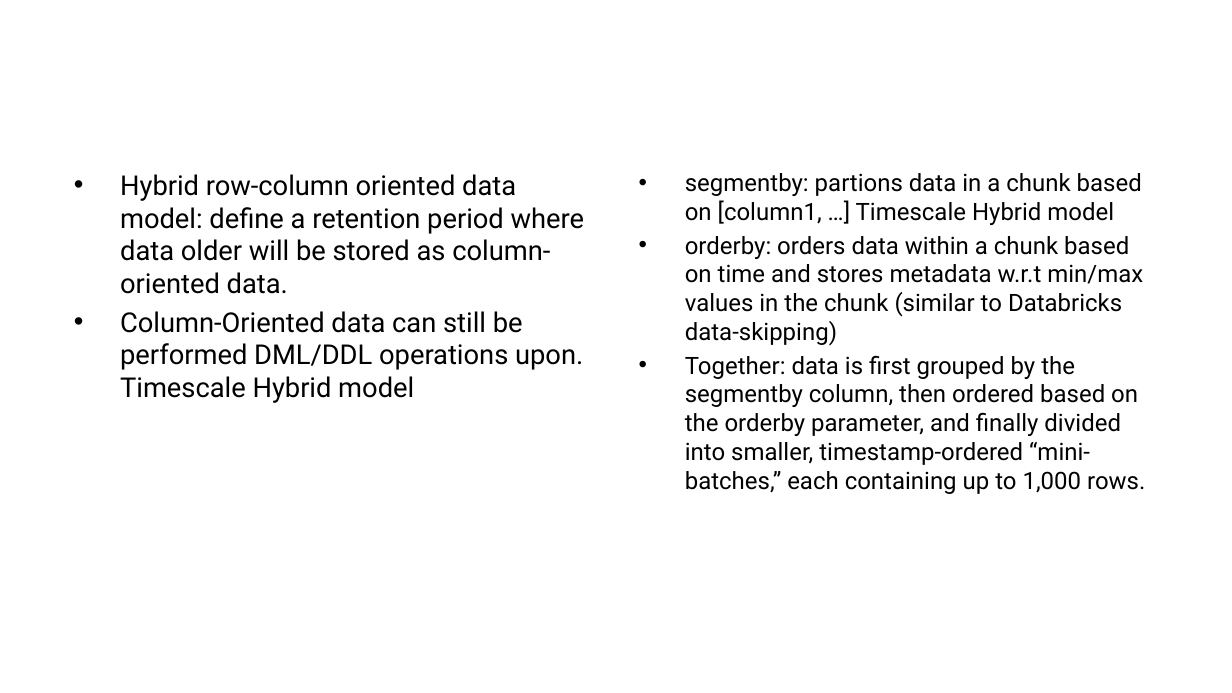
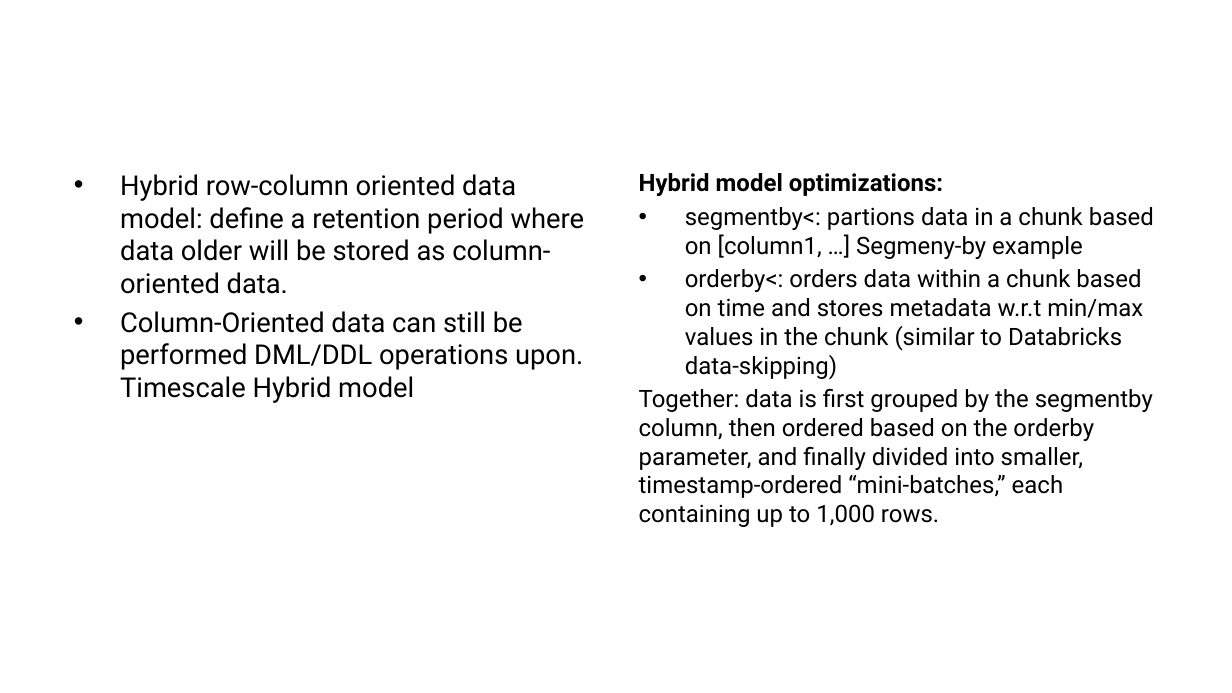
Before and after one commit to ManuelePasini/slides-markdown, a slide deck: slide 37 of digital_twins.pptx. Drawn at 1232x693 pixels with LibreOffice and Linux fonts; fonts in the diff are those of the drawing. Boxes give left, top, right and bottom in pixels: in the first picture for what was removed or moved away, otherwise in the second. Text is boxed around its words. In the diff, an @@ line names an element or a change of style, - is before the commit and + after.

```diff
--- a/digital_twins.pptx
+++ b/digital_twins.pptx
@@ text at box(639, 173, 1154, 380): text changed @@
-• segmentby: partions data in a chunk based on [column1, …] Timescale Hybrid model
-• orderby: orders data within a chunk based on time and stores metadata w.r.t min/max values in the chunk (similar to Databricks data-skipping)
+Hybrid model optimizations:
+• segmentby<: partions data in a chunk based on [column1, …] Segmeny-by example
+• orderby<: orders data within a chunk based on time and stores metadata w.r.t min/max values in the chunk (similar to Databricks data-skipping)
@@ text at box(639, 388, 1153, 527): bullet • to none @@
```
Also in this commit, not shown: 1 slide added, 1 slide removed, 6 other files.
